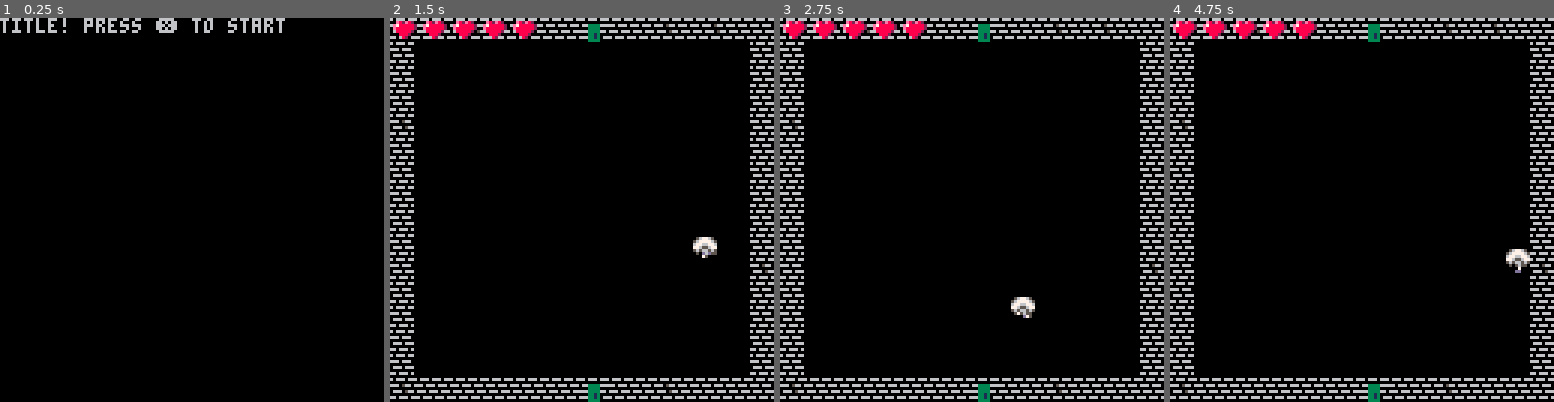
Above: before the commit, frames 1-4 (left to right).
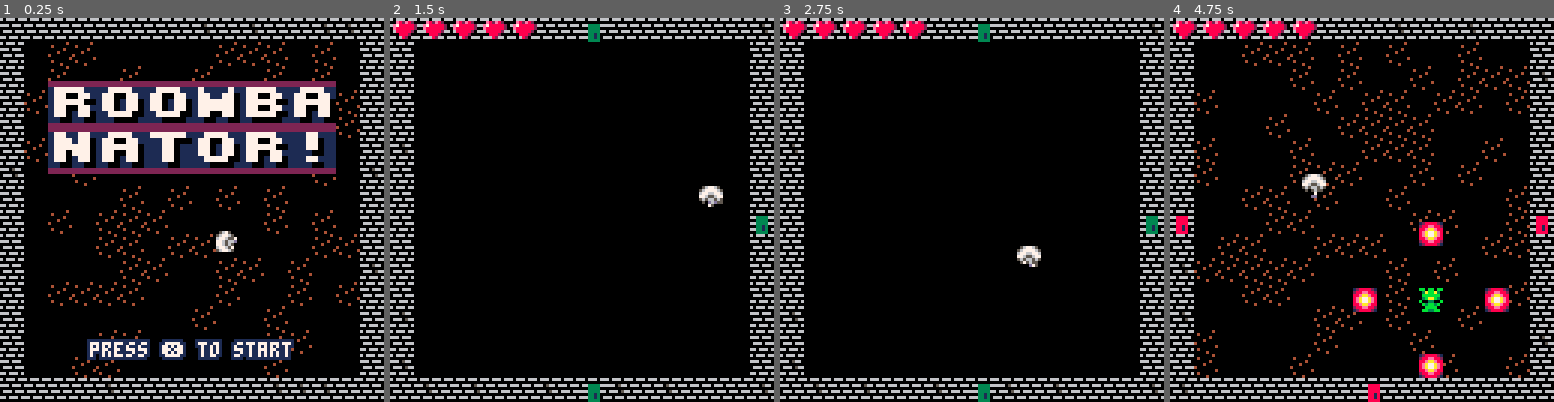
Above: after the commit, the same moments.

Repository: bttrs/toyboxjam2019
Game: PICO-8 cartridge game.p8
The game is run twice, just before and just after one commit, with the same random seed, the same clock (stepped at 60 frames per second) and the same inputs.
Inputs:
- Up to frame 1 (0.25 s): no input
- Up to frame 2 (1.5 s): tap O (Z key) at 0.33, 0.7, 1.43 s; tap X (X key) at 1.07 s
- Up to frame 3 (2.75 s): hold Left 1.97-2.37 s; tap X (X key) at 2.07, 2.4, 2.73 s; tap O (Z key) at 2.22 s; hold Down from 2.42 s (still down)
- Up to frame 4 (4.75 s): release Down at 2.82 s; hold Right 2.87-3.53 s; tap X (X key) every 0.33 s from 3.07 to 4.73 s; tap O (Z key) at 3.1, 3.98 s; hold Up 3.58-4.08 s; hold Right 4.13-4.53 s; hold Down from 4.58 s (still down)

The runs differ from the first frame. In frame 1, 29% of the frame differs, in the area x 0-100%, y 0-100%; in frame 2, 0.9%; in frame 3, 0.9%; in frame 4, 6.7%.

Commit message:
implements nice title and end screen & finalizes stuff. this is nice

Diff:
--- a/game.p8
+++ b/game.p8
@@ -57,6 +57,7 @@
 -- (not on gruber level, but useful)
 -------------------------------
 function _init()
+	setup_asciitables()
 	game_manager.init()
 end
 
@@ -67,10 +68,6 @@
 function _draw()
 	game_manager.draw()
 end
-
--->8
--- game_manager tab
-
 
 game_manager={
 	state=0,
@@ -87,6 +84,7 @@
 end
 
 function game_manager.update()
+	utils.update()
 	if game_manager.state == game_states.title then
 		title_manager.update()
 	elseif game_manager.state == game_states.play then
@@ -117,44 +115,122 @@
 	end
 end
 
-title_manager={}
+title_manager={
+	room={},
+	roomba={},
+}
 
 function title_manager.init()
+	play_manager.init()
 	printh("init title screen")
-	music(6)
+	title_manager.room=generate_room(dry_room, 0,0,0, true)
+
+	title_manager.roomba = roomba:new()
+	title_manager.roomba.nocontrol = true
+	title_manager.roomba.x = 64
+	title_manager.roomba.y = 70
+	title_manager.roomba.hull_rotation = 270
+	music_manager.music(6)
 end
 
 function title_manager.update()
-
+	local speed = 0.5
+
+	title_manager.roomba:update()
+	if title_manager.roomba.hull_rotation == 90 then
+		title_manager.roomba.x -= speed
+		if title_manager.roomba.x == 22 then
+			title_manager.roomba.hull_rotation = 180
+		end
+	elseif title_manager.roomba.hull_rotation == 270 then
+		title_manager.roomba.x += speed
+		if title_manager.roomba.x == 98 then
+			title_manager.roomba.hull_rotation = 0
+		end
+	elseif  title_manager.roomba.hull_rotation == 180 then
+		title_manager.roomba.y -= speed
+		if title_manager.roomba.y == 70 then
+			title_manager.roomba.hull_rotation = 270
+		end
+	elseif  title_manager.roomba.hull_rotation == 0 then
+		title_manager.roomba.y += speed
+		if title_manager.roomba.y == 90 then
+			title_manager.roomba.hull_rotation = 90
+		end
+	end
 
 	if btnp(❎) then
+		sfx(1)
 		game_manager.switch_state(game_states.play)
 	end
 end
 
 function title_manager.draw()
 	cls()
-	print("title! press ❎ to start")
-end
-
-gameover_manager={}
+	draw_room(title_manager.room)
+
+	offset = sin(utils.mstime/5) * 5
+	y = 16
+
+	title_manager.roomba:draw()
+	dsprintxy("roomba", y,23+offset, 7, 2, 1)
+	dsprintxy("nator!", y,38+offset, 7, 2, 1)
+	printo("press ❎ to start", 30, 108, 7, 1)
+end
+
+gameover_manager={
+	room={},
+	music_delay=2, --in seconds, since the gameover sfx is a song actually
+	music_start=0,
+}
 
 function gameover_manager.init()
 	printh("init gameover screen")
-	music(23)
+	gameover_manager.room=generate_room(dry_room, 0,0,0, true)
+	gameover_manager.music_start = utils.mstime + gameover_manager.music_delay
+	music_manager.music(23)
 end
 
 function gameover_manager.update()
+	utils.update()
+	if gameover_manager.music_start > -1 and utils.mstime > gameover_manager.music_start then
+		game_manager.music_start = -1
+		music_manager.music(25, 5000)
+	end
 	if btnp(❎) then
+		sfx(1)
 		game_manager.switch_state(game_states.title)
 	end
 end
 
 function gameover_manager.draw()
 	cls()
-	print("gameover!", 50,20)
-	print("you cleaned "..play_manager.cleared_rooms.." rooms", 20,50)
-	print("press ❎ to return to title screen rooms", 10,80)
+	draw_room(gameover_manager.room)
+
+	offset = sin(utils.mstime/5) * 5
+	y = 32
+
+	dsprintxy("game", y,23+offset, 8, 2, 1)
+	dsprintxy("over", y,38+offset, 8, 2, 1)
+	printo("press ❎ to restart", 30, 108, 7, 1)
+
+	palt(5, true)
+	palt(6, true)
+	sprintc("you cleaned",8.5,7)
+
+	palt(5, true)
+	palt(6, true)
+	local l = flr(play_manager.cleared_rooms/10)+1
+	local y = 64-(l*8)
+	dsprintxy(play_manager.cleared_rooms.."",y, 75, 7)
+
+	palt(5, true)
+	palt(6, true)
+	sprintc("rooms",11.2,7)
+
+	palt()
+
+	-- print("you cleaned "..play_manager.cleared_rooms.." rooms", 20,50)
 
 end
 -->8
@@ -165,10 +241,10 @@
 	current_song=-1
 }
 
-function music_manager.music(n)
+function music_manager.music(n, fadems)
 	if music_manager.current_song != n then
 		music_manager.current_song = n
-		music(n)
+		music(n, fadems)
 	end
 end
 
@@ -195,7 +271,6 @@
 end
 
 function play_manager.update()
-	utils.update()
 
 	update_room(play_manager.rooms[play_manager.current_room_id])
 
@@ -333,6 +408,7 @@
 	vacuum_rotation_amount=10, -- degrees to turn
 	vacuum_next_rotation_time=0,
 	hull_rotation=0,
+	nocontrol=false,
 	speed=1,
 	-- (init function) direction=utils.dir_r, -- left, up, right or down
 	-- (init function) look_direction=utils.dir_r, -- only left or right (used for mirroring of sprites)
@@ -368,7 +444,9 @@
 		self.vacuum_rotation = self.vacuum_rotation % 360
 	end
 
-	self:update_idle()
+	if self.nocontrol == false then
+		self:update_idle()
+	end
 end
 
 function roomba:update_idle()
@@ -441,7 +519,9 @@
 	if debug then
 		rect(self.x, self.y, self.x+self.w, self.y+self.h, 4)
 	end
-	self:draw_hitpoints()
+	if self.nocontrol == false then
+		self:draw_hitpoints()
+	end
 end
 
 function roomba:draw_hitpoints()
@@ -1233,7 +1313,8 @@
 	end
 end
 
-function generate_room(room_set, door_enter_pos, door_enter_id, difficulty)
+function generate_room(room_set, door_enter_pos, door_enter_id, difficulty, title_screen)
+	title_screen = title_screen or false
 	printh("room generation: start")
 	if door_enter_id != nil then
 		printh("room generateion: door_enter_id: "..door_enter_id)
@@ -1259,24 +1340,26 @@
 
 	-- doors: {{utils.dir_l: {door}}}
 	doors={}
-	if door_enter_pos != nil and door_enter_id != nil then
-		printh("room generation: NOT initial room")
-		doors = get_doors(door_amount, room_set.door[1], {pos=door_enter_pos, door=get_door(door_enter_pos, door_enter_id, room_set.door[1])})
-	else
-		printh("room generation: inital room")
-		doors = get_doors(door_amount, room_set.door[1])
-	end
-
-	if difficulty != nil then
-		printh("generate enemies for difficulty: "..difficulty)
-		local enemy_amount = flr(difficulty / 10)+1
-		printh("enemy amount: "..enemy_amount)
-		for i=1,enemy_amount do
-			add(room.enemies, enemy:new(difficulty))
-		end
-	end
-
-	printh("room generation: doors created")
+	if title_screen == false then
+		if door_enter_pos != nil and door_enter_id != nil then
+			printh("room generation: NOT initial room")
+			doors = get_doors(door_amount, room_set.door[1], {pos=door_enter_pos, door=get_door(door_enter_pos, door_enter_id, room_set.door[1])})
+		else
+			printh("room generation: inital room")
+			doors = get_doors(door_amount, room_set.door[1])
+		end
+
+		if difficulty != nil then
+			printh("generate enemies for difficulty: "..difficulty)
+			local enemy_amount = flr(difficulty / 10)+1
+			printh("enemy amount: "..enemy_amount)
+			for i=1,enemy_amount do
+				add(room.enemies, enemy:new(difficulty))
+			end
+		end
+
+		printh("room generation: doors created")
+	end
 
 	door_pos_array = {}
 
@@ -1464,6 +1547,82 @@
 		end
 	end)
 	return door_array
+end
+
+-->8
+--ui stuff
+
+----------------------------
+-- sets up ascii tables
+-- by yellow afterlife
+-- https://www.lexaloffle.com/bbs/?tid=2420
+-- btw after ` not sure if
+-- accurate
+function setup_asciitables()
+	chars=" !\"#$%&'()*+,-./0123456789:;<=>?@abcdefghijklmnopqrstuvwxyz[\\]^_`|██▒🐱⬇️░✽●♥☉웃⌂⬅️🅾️😐♪🅾️◆…➡️★⧗⬆️ˇ∧❎▤▥~"
+	-- '
+	s2c={}
+	c2s={}
+	for i=1,#chars do
+		c=i+31
+		s=sub(chars,i,i)
+		c2s[c]=s
+		s2c[s]=c
+	end
+end
+---------------------------
+function asc(_chr)
+	return s2c[_chr]
+end
+---------------------------
+function chr(_ascii)
+	return c2s[_ascii]
+end
+-------------------------------
+-- sprite print centered on x
+function sprintc(_str,_y,_c,_c2,_c3)
+	local i, num
+	_x=63-(flr(#_str*8)/2)
+	palt(0,false) -- make sure black is solid
+	if (_c != nil) pal(7,_c) -- instead of white, draw this
+	if (_c2 != nil) pal(6,_c2) -- instead of light gray, draw this
+	if (_c3 != nil) pal(5,_c3) -- instead of dark gray, draw this
+	-- make color 5 and 6 transparent for font plus shadow on screen
+
+	for i=1,#_str do
+		num=asc(sub(_str,i,i))+160
+		spr(num,_x+(i-1)*8,_y*8)
+	end
+	pal()
+end
+
+-------------------------------
+-- double-sized sprite print at x,y pixel coords
+function dsprintxy(_str,_x,_y,_c,_c2,_c3)
+	local i, num,sx,sy
+	palt(0,false) -- make sure black is solid
+	if (_c != nil) pal(7,_c) -- instead of white, draw this
+	if (_c2 != nil) pal(6,_c2) -- instead of light gray, draw this
+	if (_c3 != nil) pal(5,_c3) -- instead of dark gray, draw this
+	-- make color 5 and 6 transparent for font plus shadow on screen
+	-- (btw you can use this technique
+	-- just to draw sprites bigger)
+	for i=1,#_str do
+		num=asc(sub(_str,i,i))+160
+		sy=flr(num/16)*8
+		sx=(num%16)*8
+		sspr(sx,sy,8,8,_x+(i-1)*16,_y,16,16)
+	end
+	pal()
+end
+
+function printo(str, x, y, c0, c1)
+	for xx = -1, 1 do
+		for yy = -1, 1 do
+		print(str, x+xx, y+yy, c1)
+		end
+	end
+	print(str,x,y,c0)
 end
 __gfx__
 00012000606660666066606660666066606660666066606616666661feeeeee87bbbbbb30000004000000030000300000b0dd030777777674f9f4fff7999a999
Not shown, changed: the thumbnail (__label__) section of game.p8
Not shown, changed: index.html
Not shown, changed: roombanator.js
